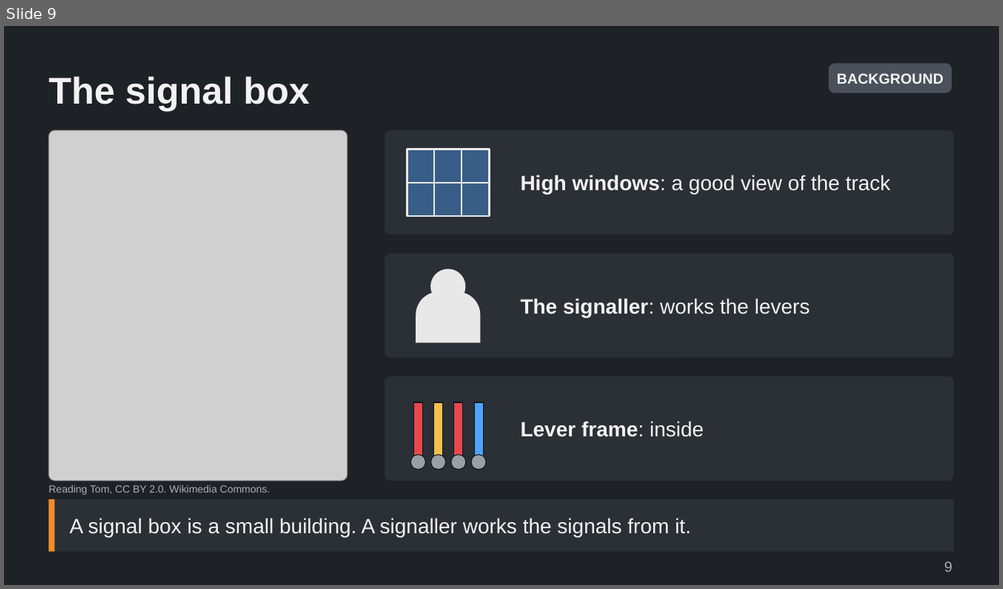
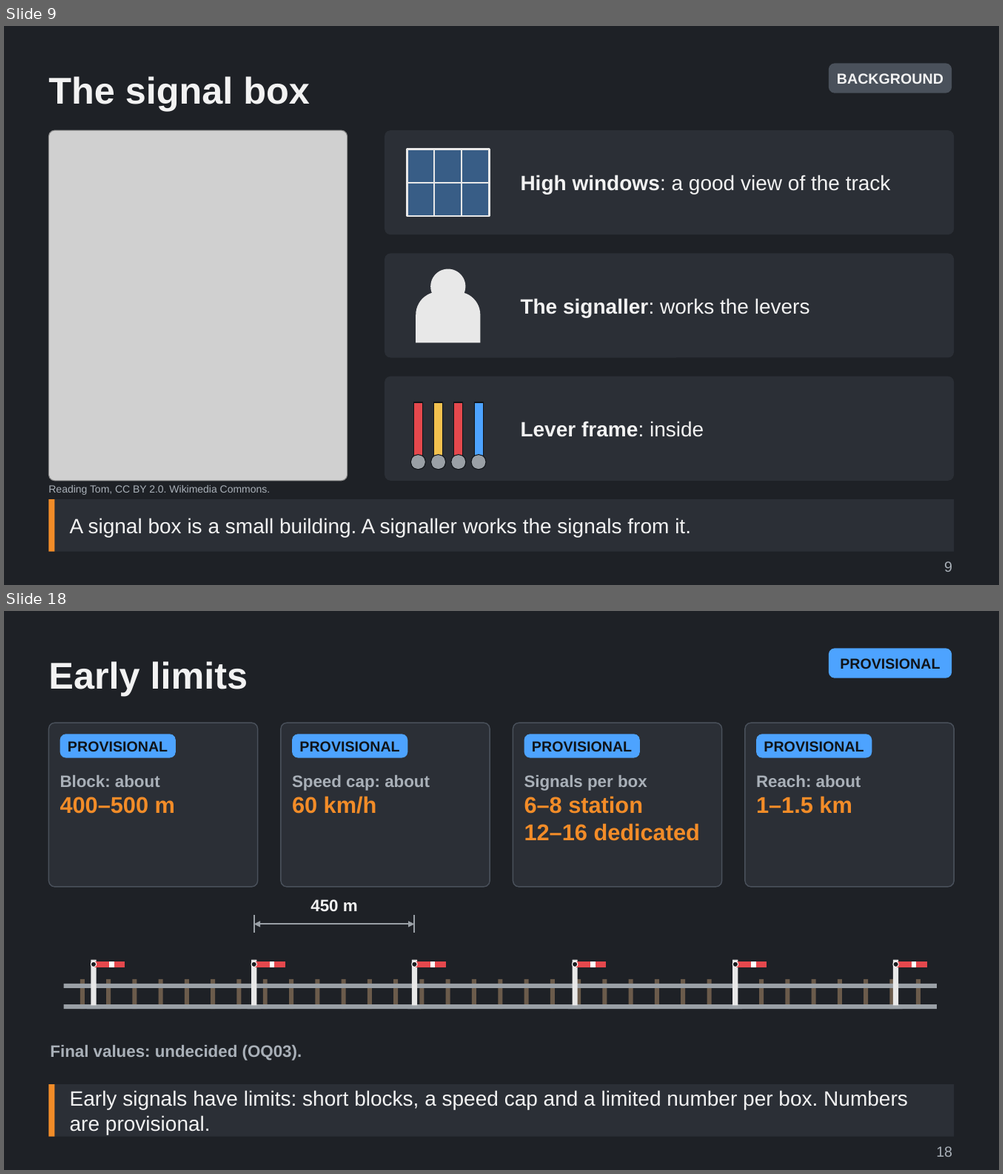
Before and after one commit to Tarenkookoo/Satisfactory---Early-Locomotion, a slide deck: Reporting/Claude Presents/Deck2_Signals/Signals_and_Signal_Boxes_Explained.pptx. Shown one above the other, each under a label of ours: slide 9 before the commit, slides 9 and 18 after it; the slides between them are not shown. The pictures are 1003x589 and 1003x1174 pixels, drawn with LibreOffice and Linux fonts; fonts in the diff are those of the drawing; grey boxes stand for pictures. Boxes give left, top, right and bottom in pixels: in the first picture for what was removed or moved away, otherwise in the second. Text is boxed around its words. In the diff, an @@ line names an element or a change of style, - is before the commit and + after.

```diff
--- a/Reporting/Claude Presents/Deck2_Signals/Signals_and_Signal_Boxes_Explained.pptx
+++ b/Reporting/Claude Presents/Deck2_Signals/Signals_and_Signal_Boxes_Explained.pptx
@@ slide 18 added at box(4, 611, 999, 1170), background #1E2126 @@
@@ rounded rectangle added at box(828, 648, 951, 678), fill #4DA3FF, 14 pt, text #101418, bold @@
+PROVISIONAL
@@ title added at box(48, 661, 247, 696), 36 pt, text #F2F2F2, bold @@
+Early limits
@@ group added at box(48, 723, 954, 1061): 47 rectangles, 12 freeform shapes, 8 rounded rectangles, 6 texts, 6 ellipses, 2 lines, 1 double arrow @@
+PROVISIONAL
+Block: about
+400–500 m
+PROVISIONAL
+Speed cap: about
+60 km/h
+PROVISIONAL
+Signals per box
+6–8 station
+12–16 dedicated
+PROVISIONAL
+Reach: about
+1–1.5 km
+450 m
+Final values: undecided (OQ03).
@@ rectangle added at box(48, 1085, 954, 1137), fill #2B2F36, 20 pt, text #F2F2F2 @@
+Early signals have limits: short blocks, a speed cap and a limited number per box. Numbers are provisional.
@@ rectangle added at box(48, 1085, 55, 1137), fill #F28C28 @@
@@ text added at box(936, 1147, 952, 1157), 14 pt, text #A9B0B8 @@
+18
```
Also in this commit, not shown: 8 other slides added, 1 other file.
